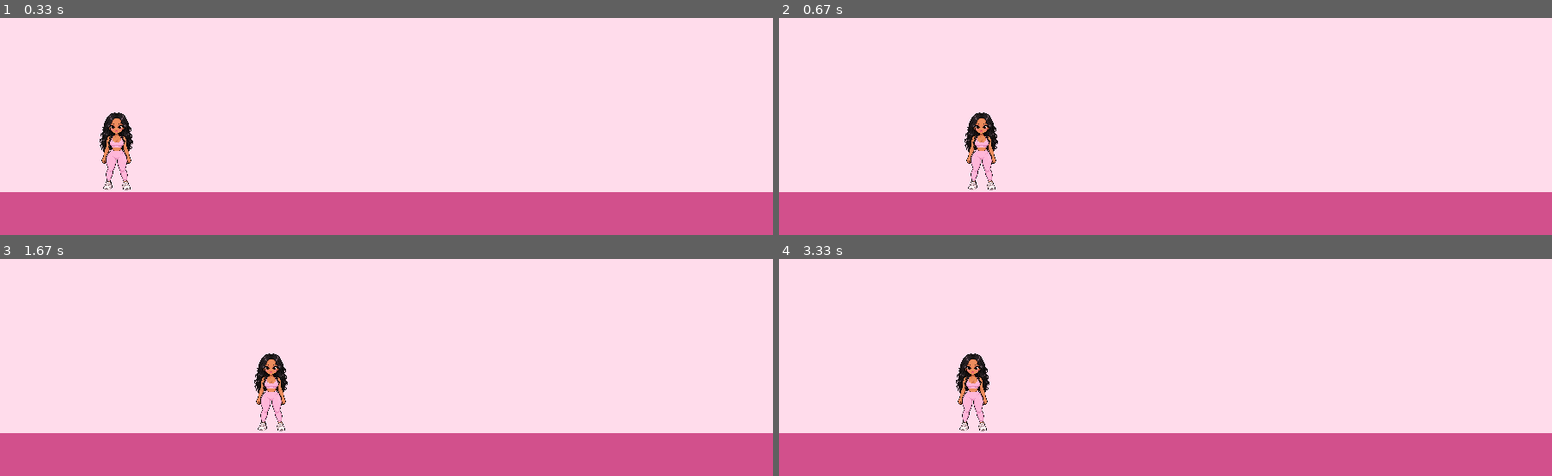
Above: before the commit, frames 1-4 (two rows, left to right).
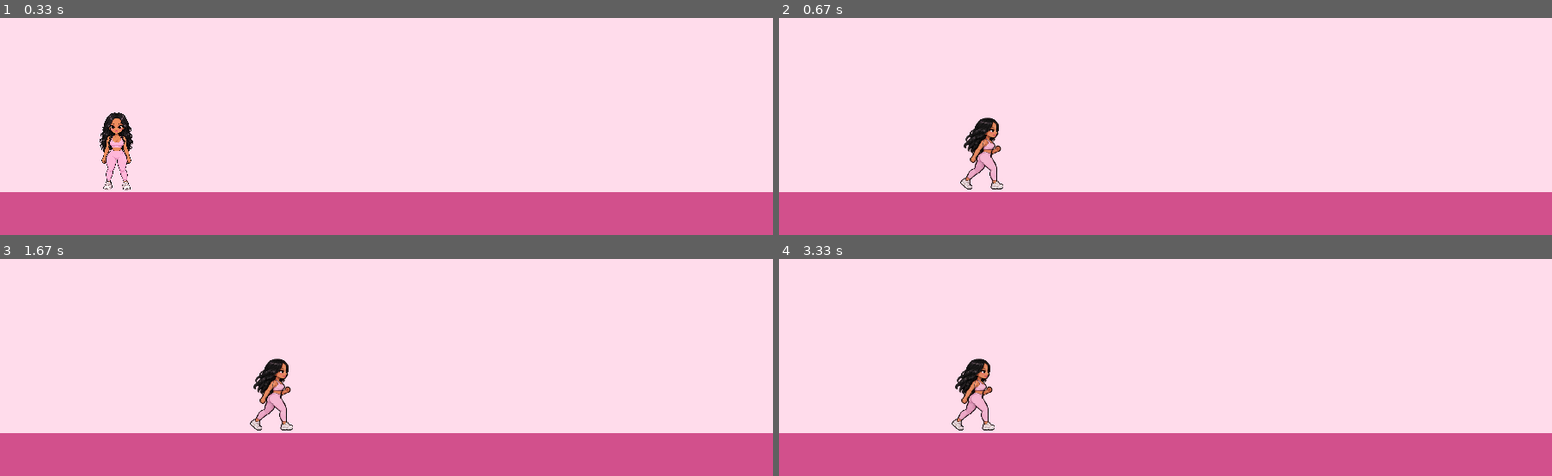
Above: after the commit, the same moments.

Repository: lavslab/75-hard-pygame
Game: pygame game, started from main.py
The game is run twice, just before and just after one commit, with the same random seed, the same clock (stepped at 60 frames per second) and the same inputs.
Inputs:
- Up to frame 1 (0.33 s): no input
- Up to frame 2 (0.67 s): hold Right from 0.33 s (still down)
- Up to frame 3 (1.67 s): release Right at 0.8 s; hold Right 0.83-1.3 s; hold Left from 1.33 s (still down)
- Up to frame 4 (3.33 s): release Left at 1.87 s; hold Left 1.9-2.3 s; hold Right 2.33-2.97 s; hold Left from 3 s (still down)

Frame 1 is identical in both runs. In frame 2, 1.0% of the frame differs, in the area x 23-29%, y 43-80%; in frame 3, 1.0%; in frame 4, 1.0%.

Commit message:
Add player sprite state switching

Diff:
--- a/main.py
+++ b/main.py
@@ -15,13 +15,21 @@
 screen = pygame.display.set_mode((WIDTH, HEIGHT))
 pygame.display.set_caption("75 Hard: Lav Edition")
 
-# load player image
-lav_image = pygame.image.load("assets/lav_idle.png").convert_alpha()
+# load front-facing player image
+lav_image = pygame.image.load(
+    "assets/lav_idle.png"
+).convert_alpha()
 
-# resize player image
 lav_image = pygame.transform.scale(lav_image, (70, 100))
 
-# add time clock
+# load one running image
+test_run = pygame.image.load(
+    "assets/lav_sprite_frames/game_ready/run_right/run_right_1.png"
+).convert_alpha()
+
+test_run = pygame.transform.scale(test_run, (70, 100))
+
+# clock
 clock = pygame.time.Clock()
 
 # player settings
@@ -40,16 +48,20 @@
 running = True
 
 while running:
+
+    # close game
     for event in pygame.event.get():
         if event.type == pygame.QUIT:
             running = False
 
-    # player movement
+    # get keyboard input
     keys = pygame.key.get_pressed()
 
+    # move left
     if keys[pygame.K_LEFT] and lav_x > 0:
         lav_x -= lav_speed
 
+    # move right
     if keys[pygame.K_RIGHT] and lav_x < WIDTH - lav_width:
         lav_x += lav_speed
 
@@ -66,7 +78,9 @@
         lav_y = 350
         lav_y_velocity = 0
 
-    # pink background screen
+    # ---------------- DRAW EVERYTHING ----------------
+
+    # background
     screen.fill(PINK)
 
     # ground
@@ -76,13 +90,16 @@
         (0, 450, WIDTH, 50)
     )
 
-    # draw player
-    screen.blit(lav_image, (lav_x, lav_y))
+    # choose which Lav image to draw
+    if keys[pygame.K_LEFT] or keys[pygame.K_RIGHT]:
+        screen.blit(test_run, (lav_x, lav_y))
+    else:
+        screen.blit(lav_image, (lav_x, lav_y))
 
-    # update after each drawing aka finished frame
+    # show finished frame
     pygame.display.update()
 
-    # keep game running at 60 FPS
+    # 60 FPS
     clock.tick(60)
 
 pygame.quit()
Binary file added: assets/lav_sprite_frames/game_ready/back/back_1.png
Binary file added: assets/lav_sprite_frames/game_ready/back/back_10.png
Binary file added: assets/lav_sprite_frames/game_ready/back/back_2.png
Binary file added: assets/lav_sprite_frames/game_ready/back/back_3.png
Binary file added: assets/lav_sprite_frames/game_ready/back/back_4.png
Binary file added: assets/lav_sprite_frames/game_ready/back/back_5.png
Binary file added: assets/lav_sprite_frames/game_ready/back/back_6.png
Binary file added: assets/lav_sprite_frames/game_ready/back/back_7.png
Binary file added: assets/lav_sprite_frames/game_ready/back/back_8.png
Binary file added: assets/lav_sprite_frames/game_ready/back/back_9.png
Binary file added: assets/lav_sprite_frames/game_ready/idle/idle_1.png
Binary file added: assets/lav_sprite_frames/game_ready/idle/idle_2.png
(and 16 more such lines)
